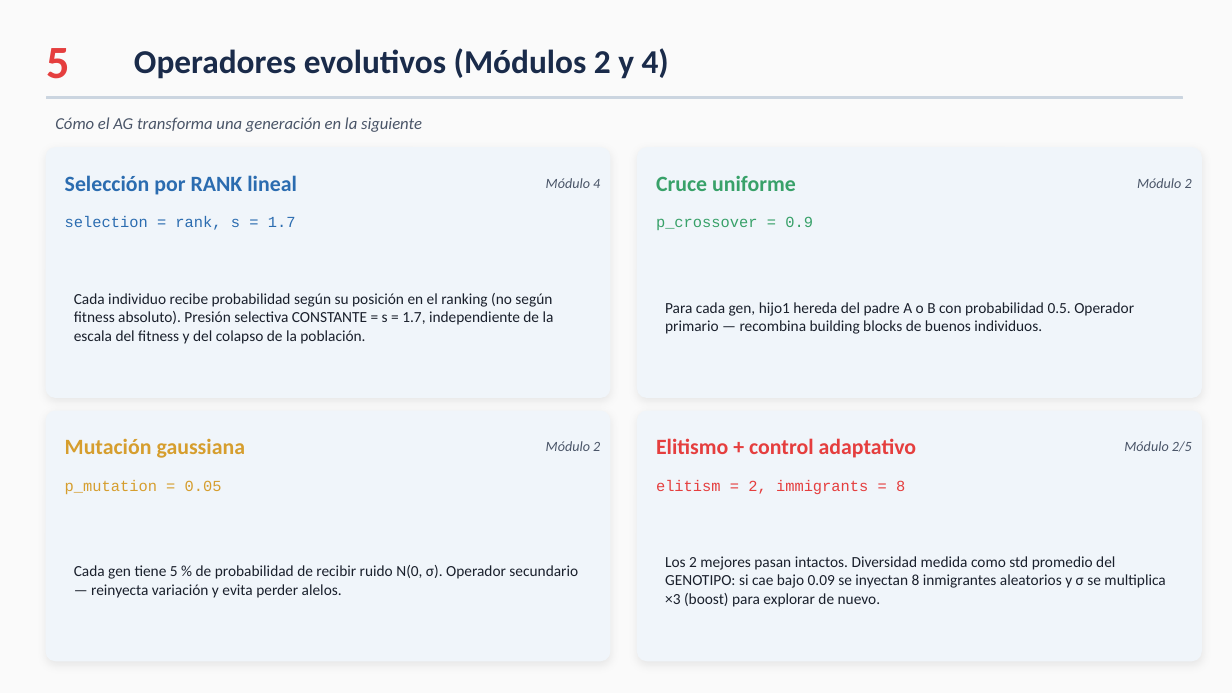
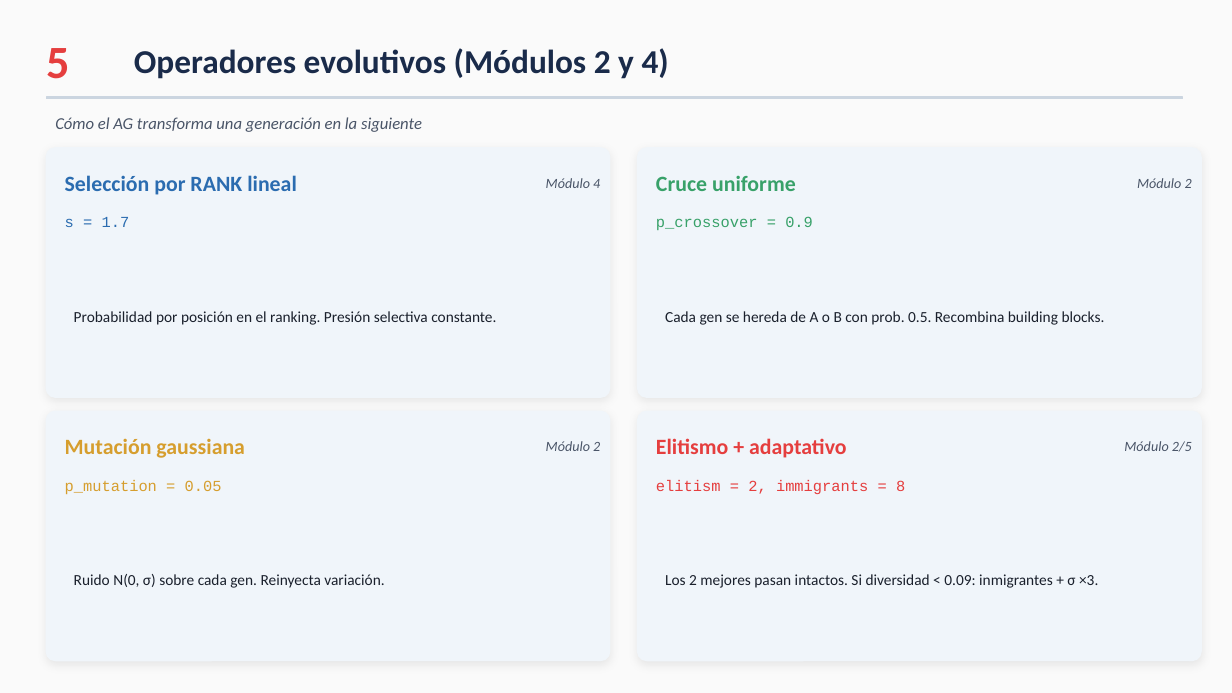
Before and after one commit to ccKabra/farmApp-TCE, a slide deck: slide 6 of PRESENTACION.pptx. Drawn at 1232x693 pixels with LibreOffice and Linux fonts; fonts in the diff are those of the drawing. Boxes give left, top, right and bottom in pixels: in the first picture for what was removed or moved away, otherwise in the second. Text is boxed around its words. In the diff, an @@ line names an element or a change of style, - is before the commit and + after.

```diff
--- a/PRESENTACION.pptx
+++ b/PRESENTACION.pptx
@@ text at [65,217,130,227]: text changed @@
-selection = rank, s = 1.7
+s = 1.7
@@ text at [74,311,496,325]: text changed @@
-Cada individuo recibe probabilidad según su posición en el ranking (no según fitness absoluto). Presión selectiva CONSTANTE = s = 1.7, independiente de la escala del fitness y del colapso de la población.
+Probabilidad por posición en el ranking. Presión selectiva constante.
@@ text at [665,311,1105,325]: text changed @@
-Para cada gen, hijo1 hereda del padre A o B con probabilidad 0.5. Operador primario — recombina building blocks de buenos individuos.
+Cada gen se hereda de A o B con prob. 0.5. Recombina building blocks.
@@ text at [656,438,847,458]: text changed @@
-Elitismo + control adaptativo
+Elitismo + adaptativo
@@ text at [74,574,384,588]: text changed @@
-Cada gen tiene 5 % de probabilidad de recibir ruido N(0, σ). Operador secundario — reinyecta variación y evita perder alelos.
+Ruido N(0, σ) sobre cada gen. Reinyecta variación.
@@ text at [665,574,1098,588]: text changed @@
-Los 2 mejores pasan intactos. Diversidad medida como std promedio del GENOTIPO: si cae bajo 0.09 se inyectan 8 inmigrantes aleatorios y σ se multiplica ×3 (boost) para explorar de nuevo.
+Los 2 mejores pasan intactos. Si diversidad < 0.09: inmigrantes + σ ×3.
```
Also in this commit, not shown: 13 other slides changed, 18 other files.
